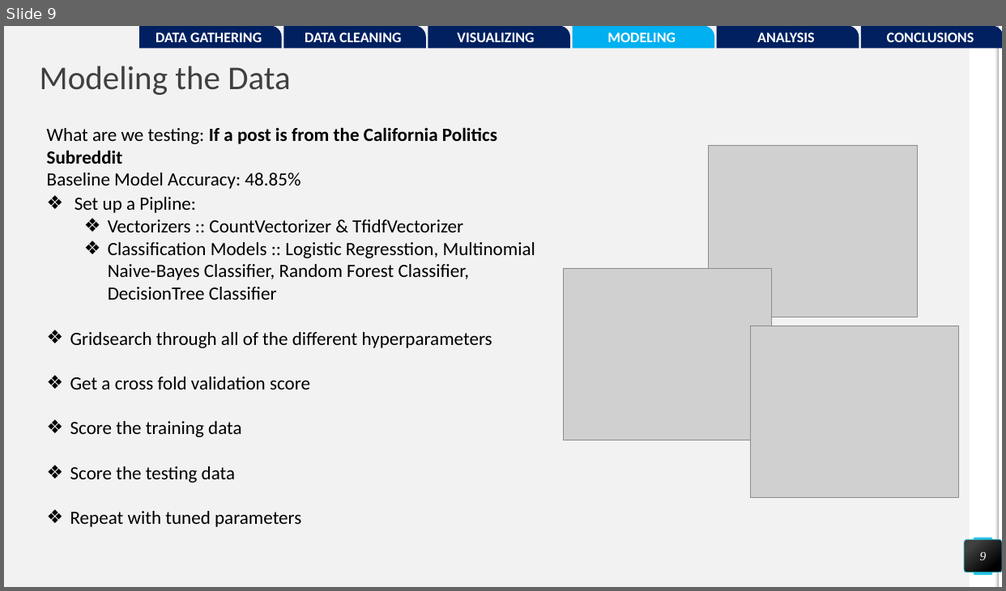
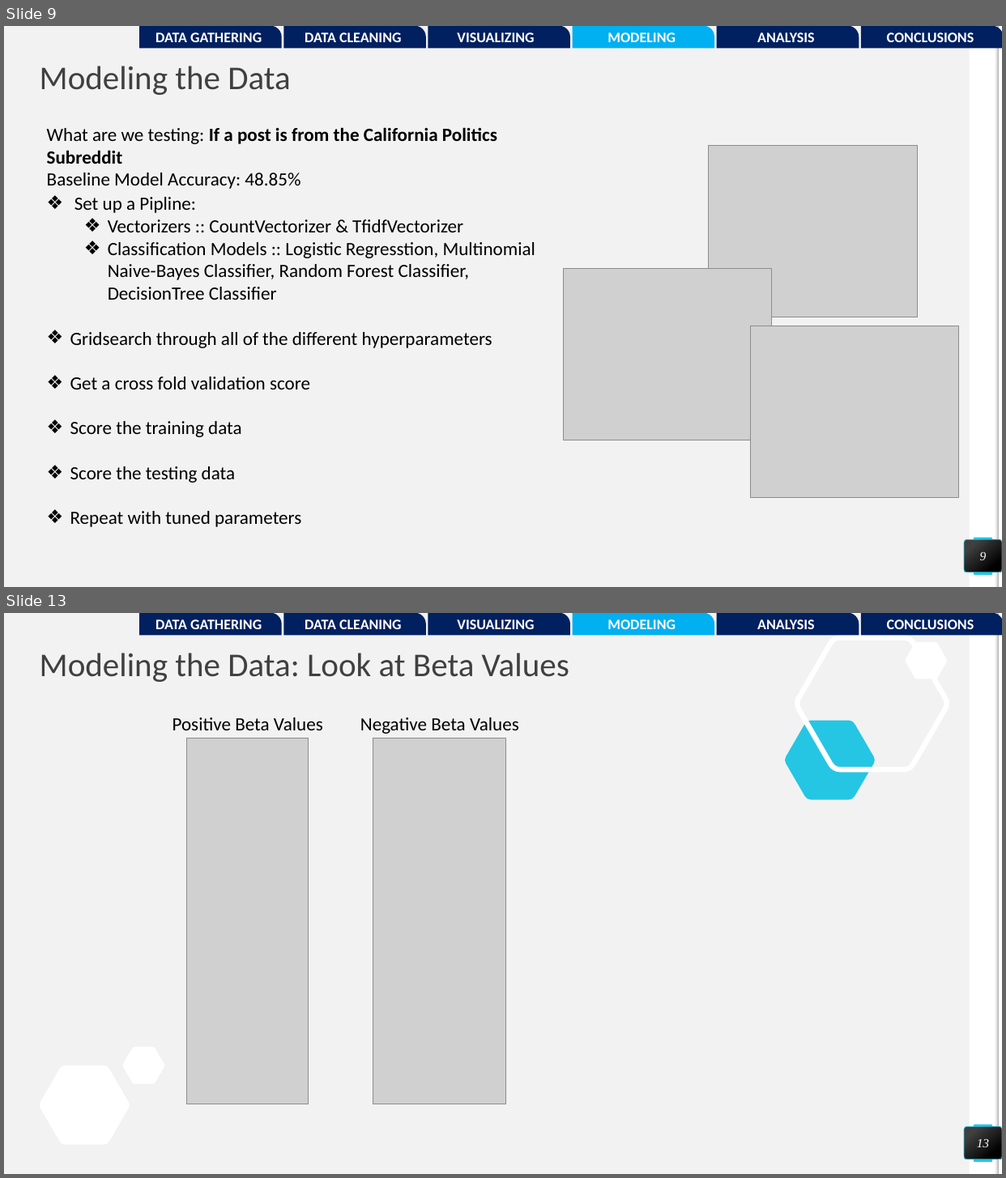
Before and after one commit to pwalesdi/GA_Project_3, a slide deck: Subreddit_Presentation.pptx. Shown one above the other, each under a label of ours: slide 9 before the commit, slides 9 and 13 after it; the slides between them are not shown. The pictures are 1006x591 and 1006x1178 pixels, drawn with LibreOffice and Linux fonts; fonts in the diff are those of the drawing; grey boxes stand for pictures. Boxes give left, top, right and bottom in pixels: in the first picture for what was removed or moved away, otherwise in the second. Text is boxed around its words. In the diff, an @@ line names an element or a change of style, - is before the commit and + after.

```diff
--- a/Subreddit_Presentation.pptx
+++ b/Subreddit_Presentation.pptx
@@ slide 13 added at (4, 613, 1002, 1174), background #F2F2F2; not listed: 4 template elements that a slide beside it also shows @@
@@ round rect added at (139, 613, 282, 636), fill #002060, 14 pt, text #FFFFFF, bold @@
+DATA GATHERING
@@ round rect added at (284, 613, 426, 636), fill #002060, 14 pt, text #FFFFFF, bold @@
+DATA CLEANING
@@ round rect added at (428, 613, 571, 636), fill #002060, 14 pt, text #FFFFFF, bold @@
+VISUALIZING
@@ round rect added at (572, 613, 714, 636), fill #00B0F0, 14 pt, text #FFFFFF, bold @@
+MODELING
@@ round rect added at (717, 613, 859, 636), fill #002060, 14 pt, text #FFFFFF, bold @@
+ANALYSIS
@@ round rect added at (861, 613, 1002, 636), fill #002060, 14 pt, text #FFFFFF, bold @@
+CONCLUSIONS
@@ title added at (40, 653, 569, 682), 32 pt, text #404040 @@
+Modeling the Data: Look at Beta Values
@@ freeform shape added at (797, 637, 948, 769), outline #FFFFFF 5 pt @@
@@ freeform shape added at (906, 642, 948, 679), fill #FFFFFF @@
@@ text added at (172, 717, 323, 730), 18 pt, text #000000 @@
+Positive Beta Values
@@ text added at (360, 717, 519, 734), 18 pt, text #000000 @@
+Negative Beta Values
@@ freeform shape added at (785, 721, 876, 800), fill #25C6E3 @@
@@ picture added at (187, 739, 309, 1105) @@
@@ picture added at (373, 739, 505, 1105) @@
@@ freeform shape added at (123, 1047, 165, 1084), fill #FFFFFF @@
@@ freeform shape added at (39, 1066, 130, 1145), fill #FFFFFF @@
@@ page number added at (965, 1127, 1002, 1160), fill gradient #404040 to #000000, outline #25C6E3 0.5 pt, 12 pt, text #FFFFFF, italic @@
+13
```
Also in this commit, not shown: 2 slides changed, 7 other slides added, 5 slides removed, 5 other files.
